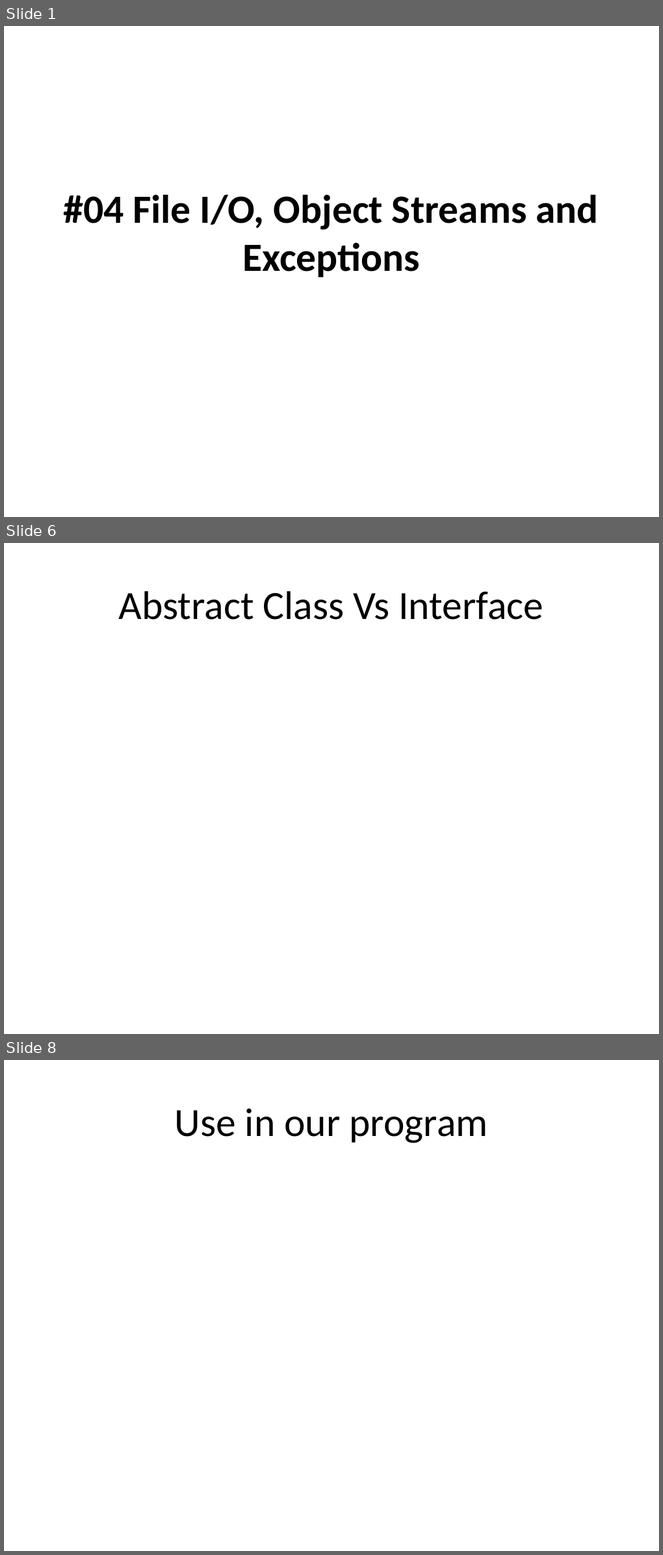
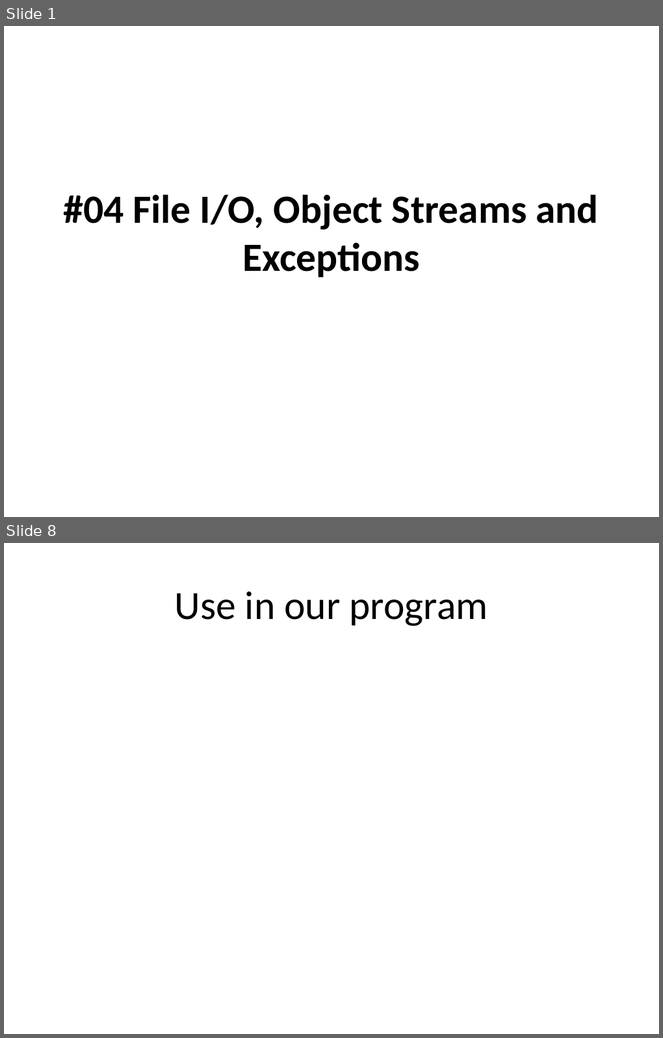
Before and after one commit to isurup/kalle-martin-group, a slide deck: OOPExam/04 File IO, Object Streams and Exceptions.pptx. Shown one above the other, each under a label of ours: slides 1, 6 and 8 before the commit, slides 1 and 8 after it; the slides between them are not shown. The pictures are 663x1555 and 663x1038 pixels, drawn with LibreOffice and Linux fonts; fonts in the diff are those of the drawing. Boxes give left, top, right and bottom in pixels: in the first picture for what was removed or moved away, otherwise in the second. Text is boxed around its words. In the diff, an @@ line names an element or a change of style, - is before the commit and + after.

```diff
--- a/OOPExam/04 File IO, Object Streams and Exceptions.pptx
+++ b/OOPExam/04 File IO, Object Streams and Exceptions.pptx
@@ slide 6 removed at (x1=4, y1=543, x2=659, y2=1034), background #FFFFFF @@
@@ title removed at (x1=119, y1=591, x2=544, y2=620) @@
-Abstract Class Vs Interface
```
Also in this commit, not shown: 3 slides changed, 3 slides added, 2 other slides removed.
